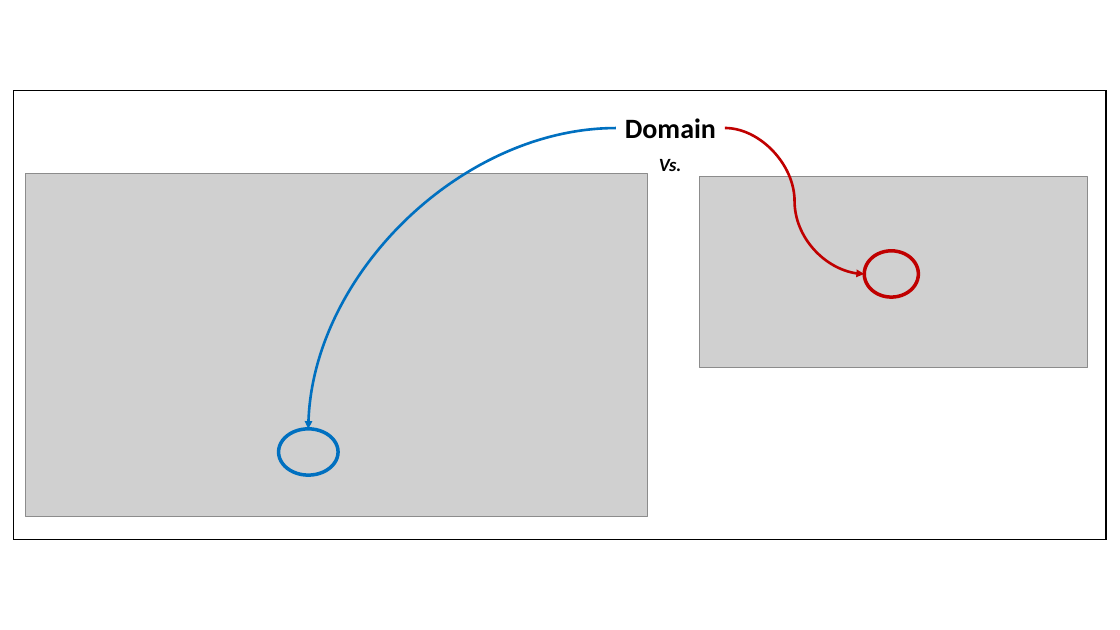
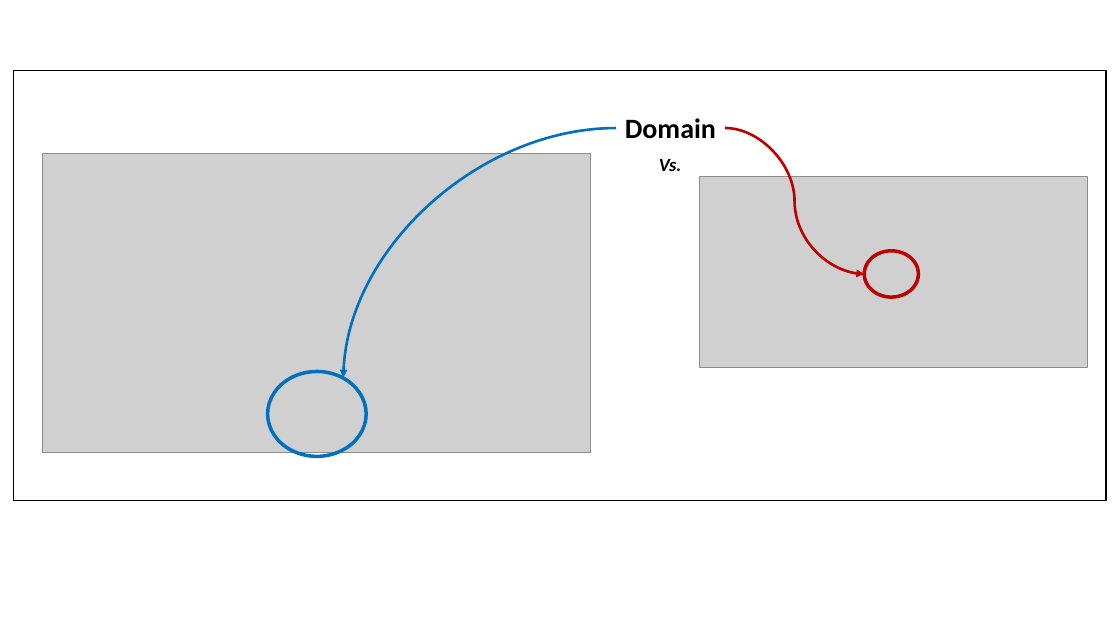
Before and after one commit to hhko/beyondcode, a slide deck: slide 28 of README.pptx (slide 27 before the commit). Drawn at 1120x630 pixels with LibreOffice and Linux fonts; fonts in the diff are those of the drawing; grey boxes stand for pictures. Boxes give left, top, right and bottom in pixels: in the first picture for what was removed or moved away, otherwise in the second. Text is boxed around its words. In the diff, an @@ line names an element or a change of style, - is before the commit and + after.

```diff
--- a/README.pptx
+++ b/README.pptx
@@ rectangle: place and size @@
-rectangle at (13, 91, 1107, 539)
+rectangle at (13, 71, 1107, 501)
@@ curved arrow moved from (616, 128) - (308, 429) to (616, 128) - (344, 377) @@
@@ picture: place and size @@
-picture at (25, 174, 648, 517)
+picture at (43, 154, 591, 452)
@@ ellipse: place and size @@
-ellipse at (279, 429, 339, 476)
+ellipse at (268, 371, 366, 456)
```
Also in this commit, not shown: 17 other slides changed, 1 slide added, 20 other files.
